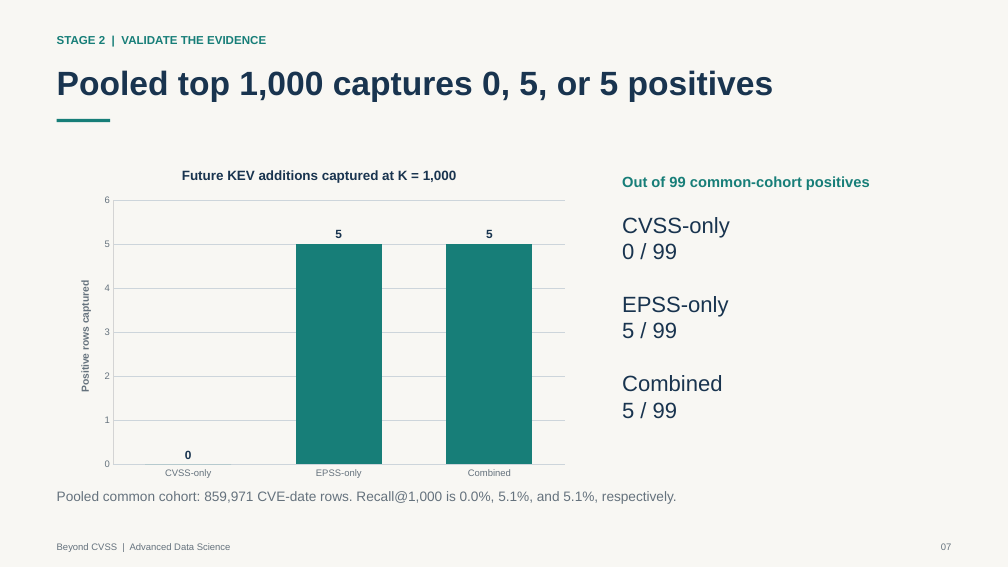
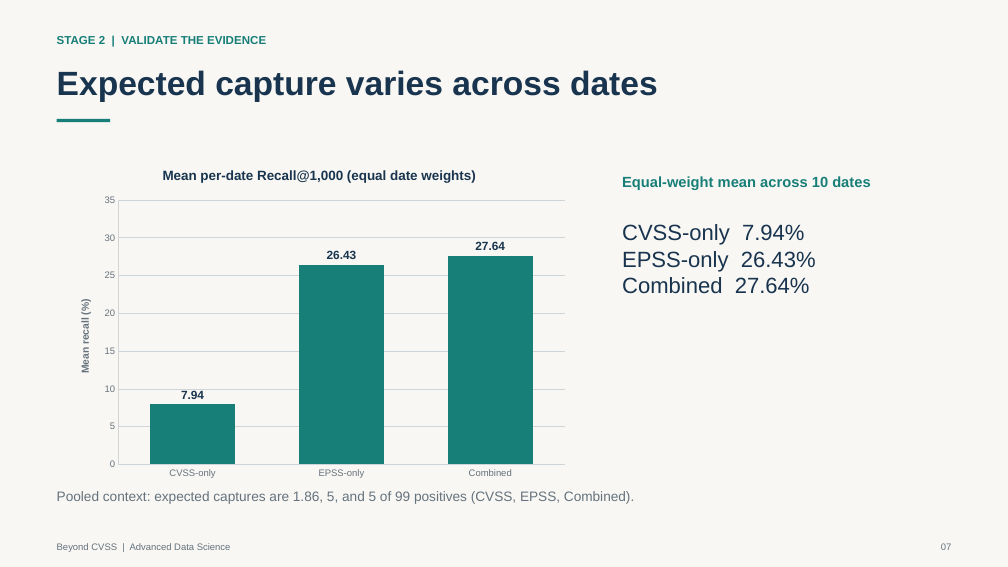
Before and after one commit to novaayanshh/beyond_cvss, a slide deck: slide 7 of docs/slides.pptx. Drawn at 1008x567 pixels with LibreOffice and Linux fonts; fonts in the diff are those of the drawing. Boxes give left, top, right and bottom in pixels: in the first picture for what was removed or moved away, otherwise in the second. Text is boxed around its words. In the diff, an @@ line names an element or a change of style, - is before the commit and + after.

```diff
--- a/docs/slides.pptx
+++ b/docs/slides.pptx
@@ text at (57,70,658,102): text changed @@
-Pooled top 1,000 captures 0, 5, or 5 positives
+Expected capture varies across dates
@@ column chart at (63,154,575,485) @@
@@ title "Future KEV additions captured at K = 1,000 " to "Mean per-date Recall@1,000 (equal date weights) " @@
@@ Series 1, CVSS-only: 0 to 7.94 @@
@@ Series 1, EPSS-only: 5 to 26.43 @@
@@ Series 1, Combined: 5 to 27.64 @@
@@ value axis title "Positive rows captured " to "Mean recall (%) " @@
@@ value axis changed @@
@@ text at (622,176,870,190): text changed @@
-Out of 99 common-cohort positives
+Equal-weight mean across 10 dates
@@ text at (622,224,816,294): text changed @@
-CVSS-only
-0 / 99
-EPSS-only
-5 / 99
-Combined
-5 / 99
+CVSS-only 7.94%
+EPSS-only 26.43%
+Combined 27.64%
@@ text at (57,491,634,504): text changed @@
-Pooled common cohort: 859,971 CVE-date rows. Recall@1,000 is 0.0%, 5.1%, and 5.1%, respectively.
+Pooled context: expected captures are 1.86, 5, and 5 of 99 positives (CVSS, EPSS, Combined).
```
Also in this commit, not shown: 3 other slides changed, 12 other files.
